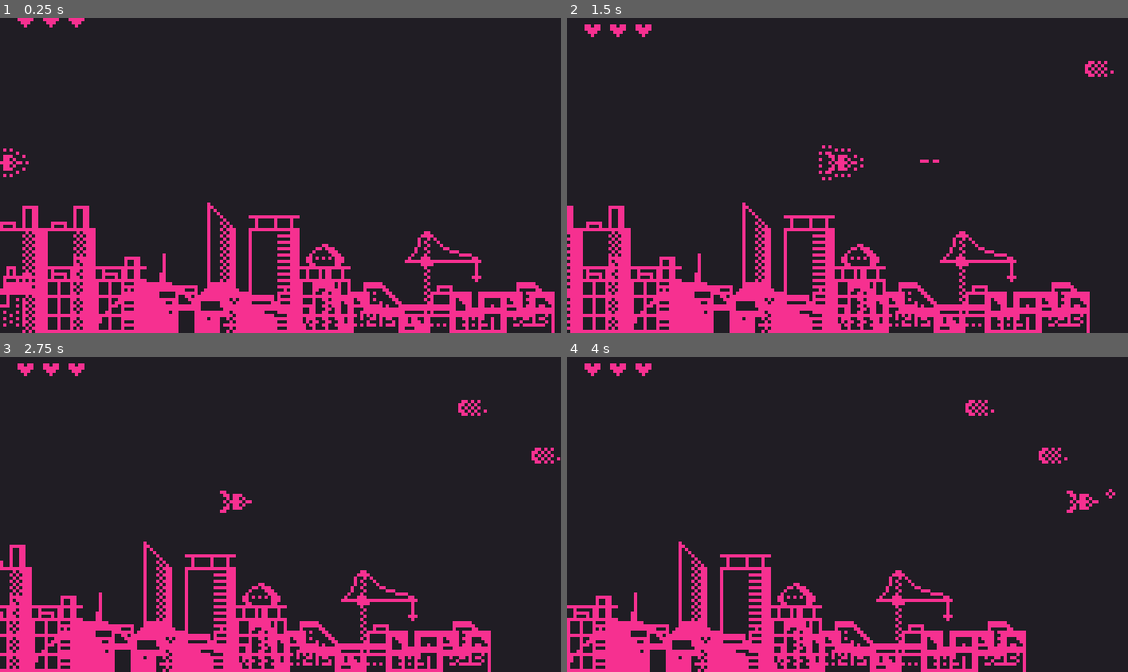
Above: before the commit, frames 1-4 (two rows, left to right).
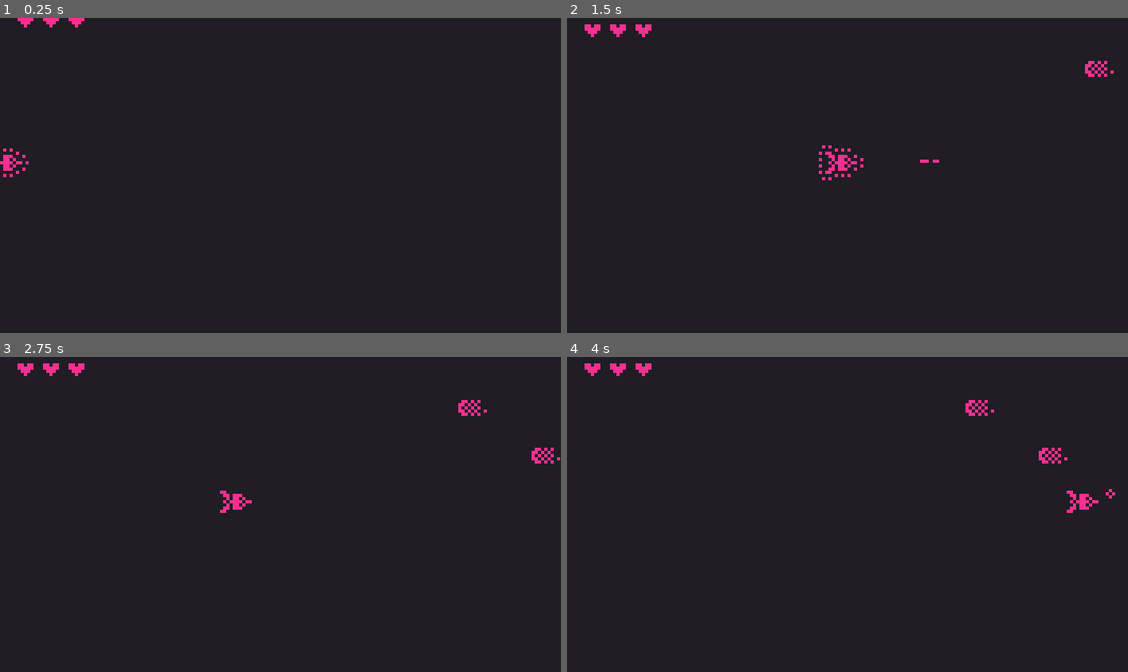
Above: after the commit, the same moments.

Repository: victor-romero-martinez/space-umpact
Game: Godot game, scene res://scenes/main.tscn
The game is run twice, just before and just after one commit, with the same random seed, the same clock (stepped at 60 frames per second) and the same inputs.
Inputs:
- Up to frame 1 (0.25 s): no input
- Up to frame 2 (1.5 s): tap Enter (ui_accept) at 0.5, 0.77 s; hold Right (ui_right) from 0.53 s (still down)
- Up to frame 3 (2.75 s): tap Enter (ui_accept) at 1.52 s; release Right (ui_right) at 2.03 s; hold Left (ui_left) from 2.03 s (still down)
- Up to frame 4 (4 s): release Left (ui_left) at 2.78 s; hold Right (ui_right) from 2.78 s (still down); tap Enter (ui_accept) at 3.02, 3.77 s

The runs differ from the first frame. In frame 1, 14% of the frame differs, in the area x 0-99%, y 58-100%; in frame 2, 14%; in frame 3, 12%; in frame 4, 11%.

Commit message:
update

Diff:
--- a/levels/level_1/map_manager.tscn
+++ /dev/null
@@ -1,19 +0,0 @@
-[gd_scene load_steps=5 format=3 uid="uid://hltqg6y24yxi"]
-
-[ext_resource type="PackedScene" uid="uid://bnryr6du5sji0" path="res://levels/level_1/tile_map.tscn" id="1_d7o1d"]
-[ext_resource type="Script" path="res://scripts/map_manager.gd" id="1_yp3x4"]
-[ext_resource type="PackedScene" uid="uid://pwf06qfcnele" path="res://levels/level_1/tile_map_2.tscn" id="3_jn28l"]
-[ext_resource type="PackedScene" uid="uid://d3e2peo0ultdy" path="res://levels/level_1/tile_map_3.tscn" id="4_onw60"]
-
-[node name="MapManager" type="Node2D"]
-script = ExtResource("1_yp3x4")
-
-[node name="TileMap" parent="." instance=ExtResource("1_d7o1d")]
-
-[node name="TileMap1" parent="." instance=ExtResource("3_jn28l")]
-
-[node name="TileMap2" parent="." instance=ExtResource("4_onw60")]
-
-[connection signal="screen_out" from="TileMap" to="." method="_on_tile_map_screen_out"]
-[connection signal="screen_out" from="TileMap1" to="." method="_on_tile_map_1_screen_out"]
-[connection signal="screen_out" from="TileMap2" to="." method="_on_tile_map_2_screen_out"]
--- a/scenes/level_1.tscn
+++ b/scenes/level_1.tscn
@@ -3,7 +3,7 @@
 [ext_resource type="PackedScene" uid="uid://dm5gcd3osutb1" path="res://entities/level.tscn" id="1_dr20p"]
 [ext_resource type="PackedScene" uid="uid://ncfavua7kjnn" path="res://scenes/player.tscn" id="2_do623"]
 [ext_resource type="Script" path="res://scripts/level_settings.gd" id="2_yp15v"]
-[ext_resource type="PackedScene" uid="uid://hltqg6y24yxi" path="res://levels/level_1/map_manager.tscn" id="3_bacip"]
+[ext_resource type="PackedScene" uid="uid://hltqg6y24yxi" path="res://levels/level_1/background_manager.tscn" id="3_bacip"]
 [ext_resource type="PackedScene" uid="uid://73nbxcjdyc8b" path="res://scenes/utilities/hud_health.tscn" id="3_ks5nd"]
 [ext_resource type="PackedScene" uid="uid://12i2qachdu1p" path="res://levels/level_1/enemy_manager.tscn" id="6_8w0a2"]
 [ext_resource type="PackedScene" uid="uid://dvhb412hqr1q3" path="res://levels/level_1/enemy_chunk.tscn" id="7_h7mse"]
